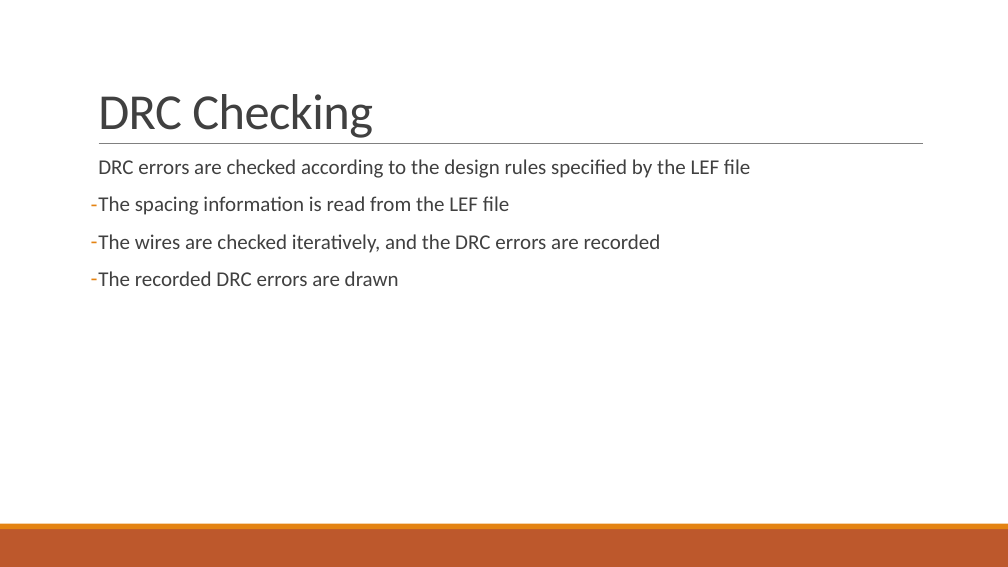
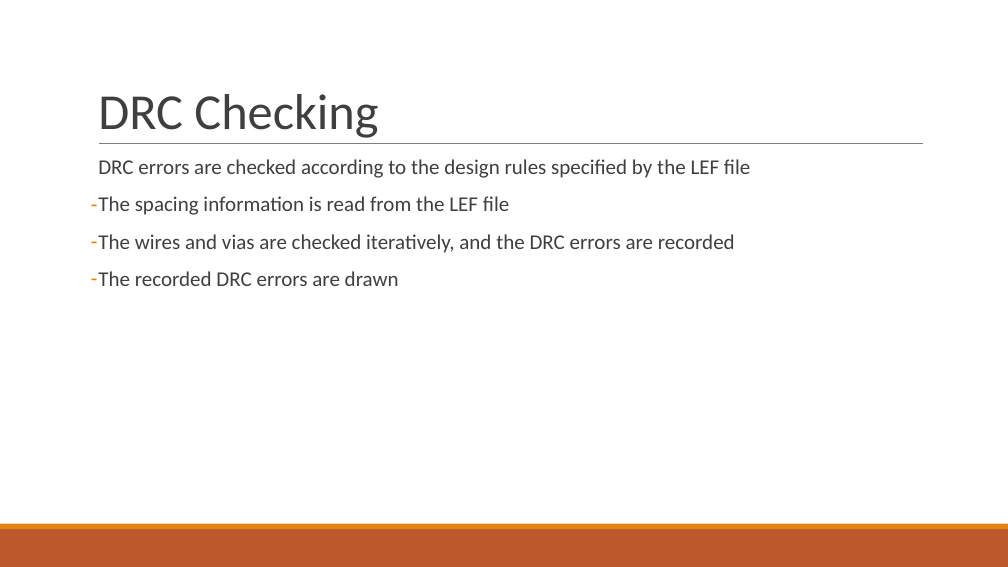
Before and after one commit to AhmedSharaf98/DEF-to-SVG, a slide deck: slide 8 of docs/DEF-LEF to SVG.pptx. Drawn at 1008x567 pixels with LibreOffice and Linux fonts; fonts in the diff are those of the drawing. Boxes give left, top, right and bottom in pixels: in the first picture for what was removed or moved away, otherwise in the second. Text is boxed around its words. In the diff, an @@ line names an element or a change of style, - is before the commit and + after.

```diff
--- a/docs/DEF-LEF to SVG.pptx
+++ b/docs/DEF-LEF to SVG.pptx
@@ title "DRC Checking" at <box>98,94,378,138</box>: text colour #404040 to #3F3F3F, letter spacing -0.5 to 0 pt @@
@@ text at <box>98,159,750,286</box>: text colour #404040 to #3F3F3F in "DRC errors are checked according to the ...", "The spacing information is read from the ...", "The recorded DRC errors are drawn"; indent changed; less space between paragraphs @@
@@ text at <box>98,234,735,253</box>: text changed; text colour #404040 to #3F3F3F @@
-– The wires are checked iteratively, and the DRC errors are recorded
+– The wires and vias are checked iteratively, and the DRC errors are recorded
```
Also in this commit, not shown: 13 other slides changed, 7 slides added, 5 slides removed.
